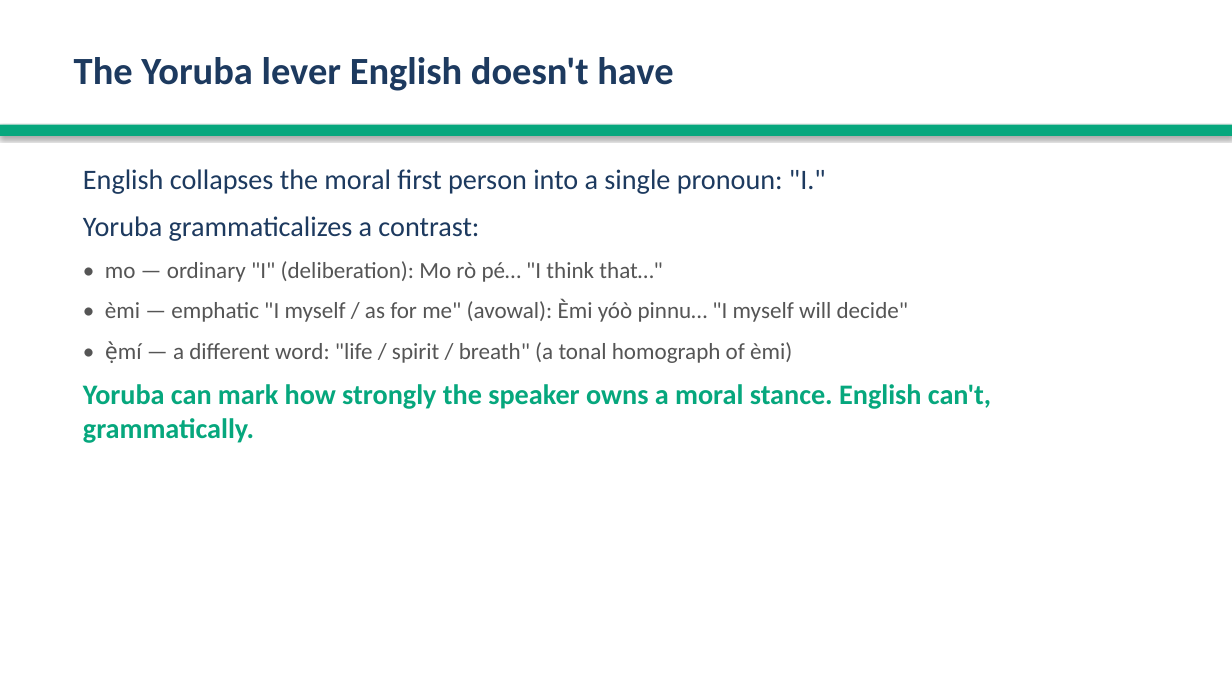
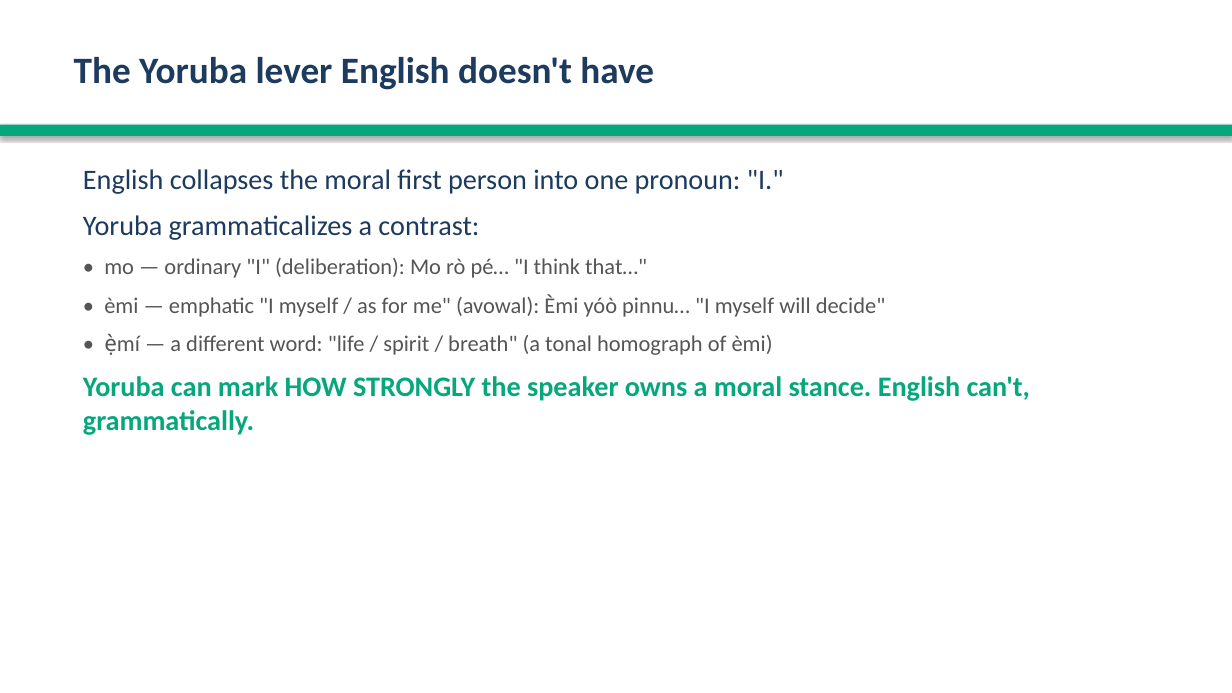
Before and after one commit to anonette/LLMsDeixis, a slide deck: slide 4 of deixis_analysis_pipeline/yoruba_cross_linguistic_analysis/Yoruba_Deixis_Presentation.pptx. Drawn at 1232x693 pixels with LibreOffice and Linux fonts; fonts in the diff are those of the drawing. Boxes give left, top, right and bottom in pixels: in the first picture for what was removed or moved away, otherwise in the second. Text is boxed around its words. In the diff, an @@ line names an element or a change of style, - is before the commit and + after.

```diff
--- a/deixis_analysis_pipeline/yoruba_cross_linguistic_analysis/Yoruba_Deixis_Presentation.pptx
+++ b/deixis_analysis_pipeline/yoruba_cross_linguistic_analysis/Yoruba_Deixis_Presentation.pptx
@@ text "The Yoruba lever English doesn't ..." at box(74, 57, 654, 90): size 30 to 29 pt @@
@@ text at box(83, 169, 784, 194): text changed @@
-English collapses the moral first person into a single pronoun: "I."
+English collapses the moral first person into one pronoun: "I."
@@ text at box(83, 215, 885, 355): size 18 to 17.5 pt in "• mo — ordinary "I" (deliberation): Mo ...", "• èmi — emphatic "I myself / ...", "• ẹ̀mí — a different word: "life ..."; less space between paragraphs @@
@@ text at box(83, 376, 1030, 435): text changed @@
-Yoruba can mark how strongly the speaker owns a moral stance. English can't, grammatically.
+Yoruba can mark HOW STRONGLY the speaker owns a moral stance. English can't, grammatically.
```
Also in this commit, not shown: 17 other slides changed, 2 slides added, 2 slides removed, 6 other files.
